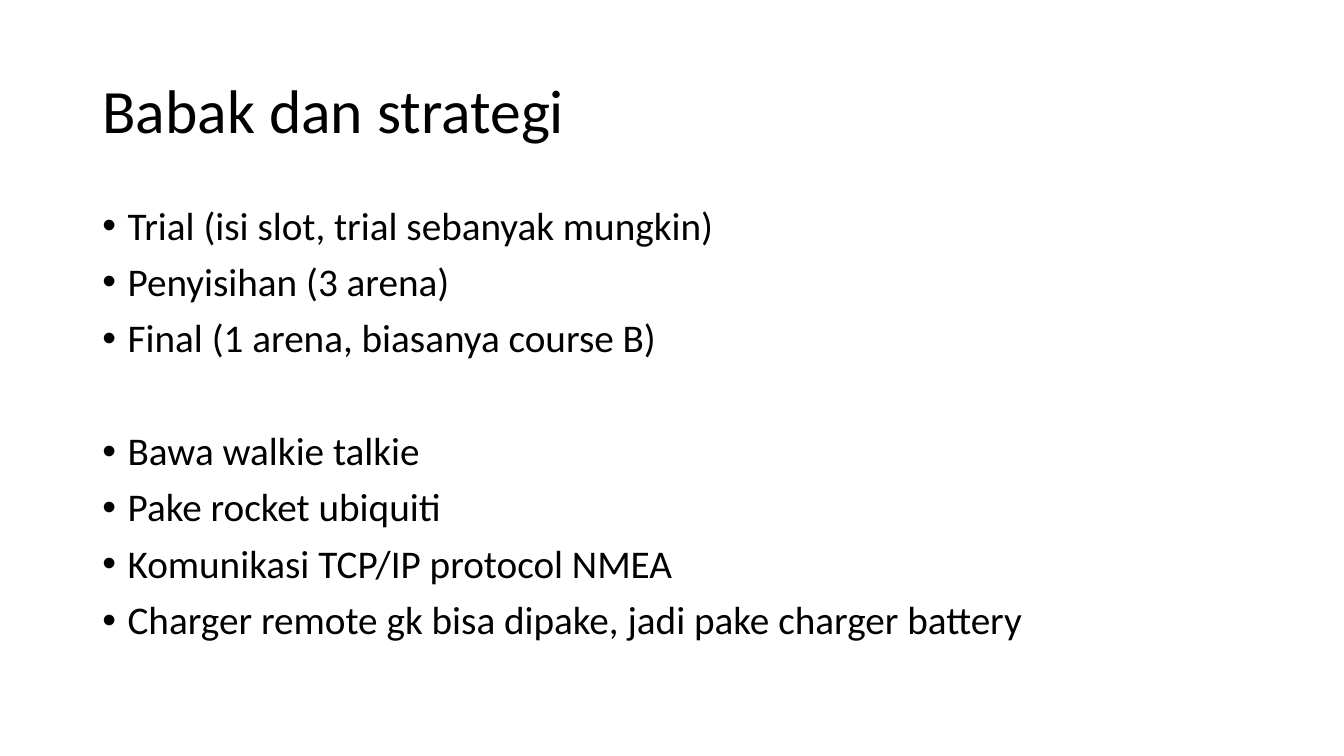
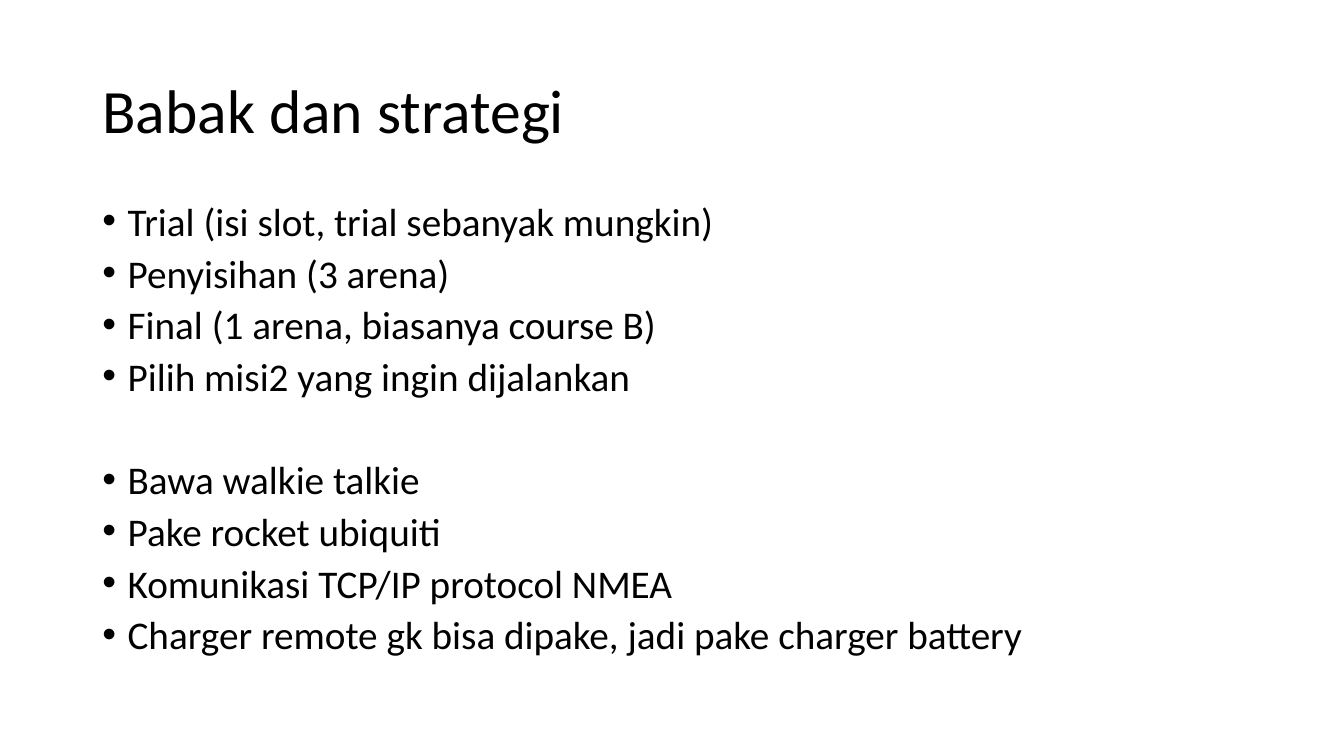
Before and after one commit to lp02781/note, a slide deck: slide 4 of Roboboat.pptx. Drawn at 1344x756 pixels with LibreOffice and Linux fonts; fonts in the diff are those of the drawing. Boxes give left, top, right and bottom in pixels: in the first picture for what was removed or moved away, otherwise in the second. Text is boxed around its words. In the diff, an @@ line names an element or a change of style, - is before the commit and + after.

```diff
--- a/Roboboat.pptx
+++ b/Roboboat.pptx
@@ text at (128,207,1021,656): line spacing 0.9 to 0.8 @@
@@ text at (128,363,630,398): paragraph added @@
+• Pilih misi2 yang ingin dijalankan
```
Also in this commit, not shown: 1 slide added.
